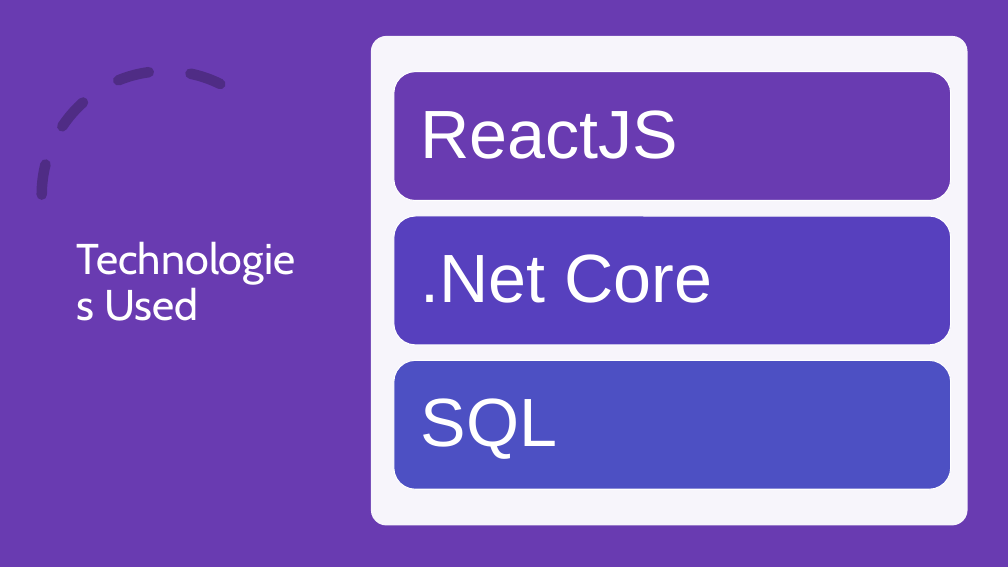
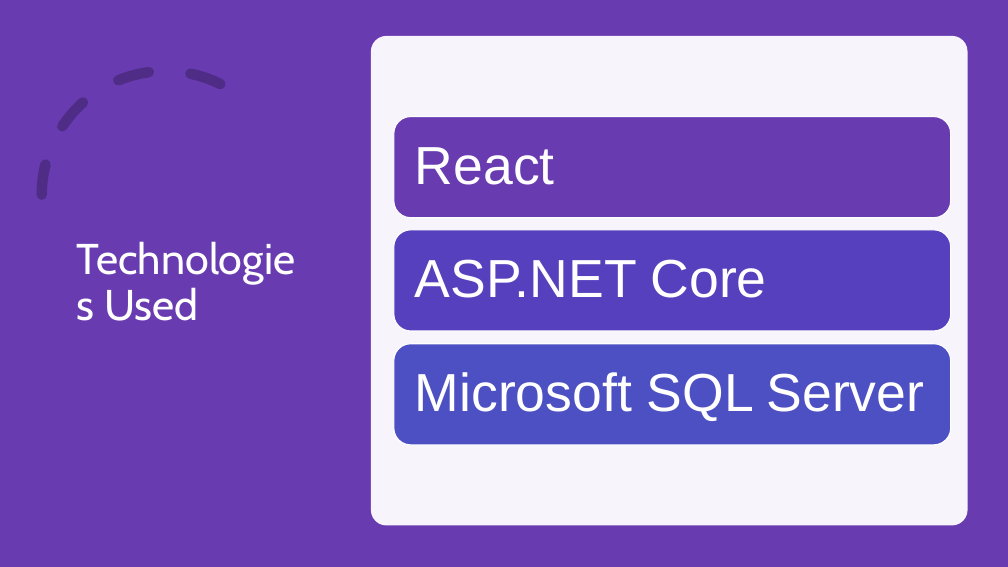
Before and after one commit to PradipH31/Summer-2021-Group-3, a slide deck: slide 5 of Team 3.pptx. Drawn at 1008x567 pixels with LibreOffice and Linux fonts; fonts in the diff are those of the drawing. Boxes give left, top, right and bottom in pixels: in the first picture for what was removed or moved away, otherwise in the second. Text is boxed around its words. In the diff, an @@ line names an element or a change of style, - is before the commit and + after.

```diff
--- a/Team 3.pptx
+++ b/Team 3.pptx
@@ rounded rectangle: place and size @@
-rounded rectangle at box(394, 72, 951, 200)
+rounded rectangle at box(394, 116, 951, 218)
@@ text removed at box(421, 110, 679, 159) @@
-ReactJS
@@ text added at box(415, 147, 555, 185), 51 pt, text #FFFFFF @@
+React
@@ rounded rectangle: place and size @@
-rounded rectangle at box(394, 216, 951, 345)
+rounded rectangle at box(394, 230, 951, 331)
@@ text at box(415, 259, 767, 298): text changed; size 65 to 51 pt @@
-.Net Core
+ASP.NET Core
@@ rounded rectangle: place and size @@
-rounded rectangle at box(394, 361, 951, 489)
+rounded rectangle at box(394, 344, 951, 445)
@@ text at box(415, 372, 925, 421): text changed; size 65 to 51 pt @@
-SQL
+Microsoft SQL Server
```
Also in this commit, not shown: 1 other slide changed.
